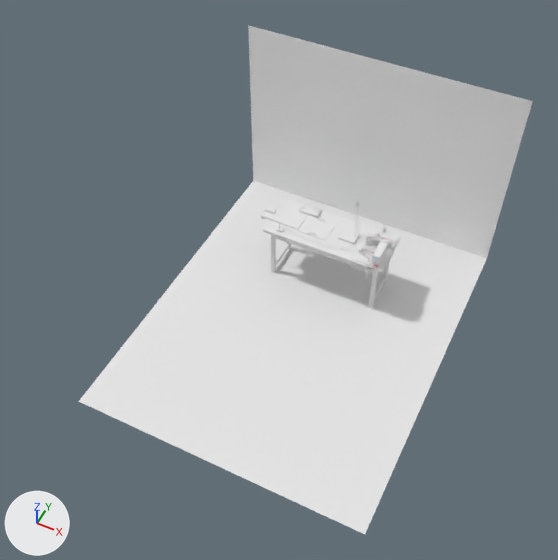
Before and after pictures for a commit that changed the Blender file models/ph-mpd-fcm/src/ph-mpd-fcm.blend.
The view is the same before and after, from a 50 mm camera at (39.5, -102.0, 120.7) aimed at (-2.0, -19.1, 17.0). Arrows for +X, +Y and +Z are at lower left; the lights stay in place.

The first picture shows 'floor', 'frontWall', 'motorWoodenStand', 'tableTop'.
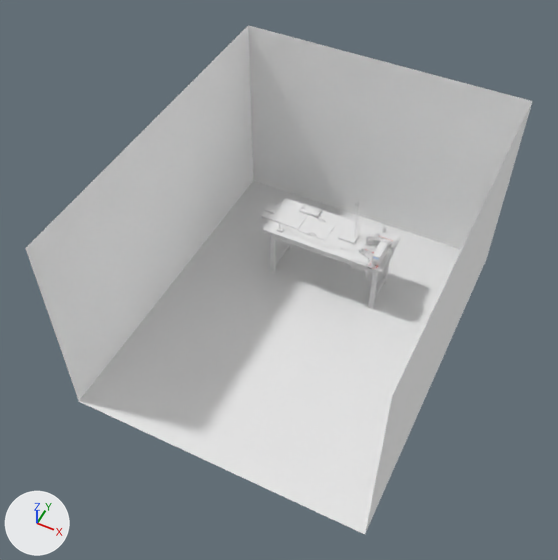
The change, as a list of edits to the scene's bpy script:
```text
Add me_plane_026:
    me_plane_026.from_pydata([(-28.3, -20.1, 0.0), (40.2, -20.1, 0.0), (-28.3, 20.1, 0.0), (40.2, 20.1, 0.0)], [], [(0, 1, 3, 2)])
    me_plane_026.materials.append(mat_frontwallmaterial)  # its picture is missing
Add ob_leftwall:
    ob_leftwall = bpy.data.objects.new('leftWall', me_plane_026)
    ob_leftwall.location = (-28.3, -20.2, 20.1)
    ob_leftwall.rotation_euler = (1.571, 0.0, 1.571)  # degrees (90, 0, 90)
Add ob_rightwall:
    ob_rightwall = bpy.data.objects.new('rightWall', me_plane_026.copy())
    ob_rightwall.location = (28.3, -8.3, 20.1)
    ob_rightwall.rotation_euler = (1.571, 0.0, 4.712)  # degrees (90, 0, 270)
```

Pixel boxes [x1, y1, x2, y2] of what changed, in the pictures (558 x 560 px):
'leftWall', added: after [25, 26, 253, 400]
'rightWall', added: after [365, 101, 533, 533]
